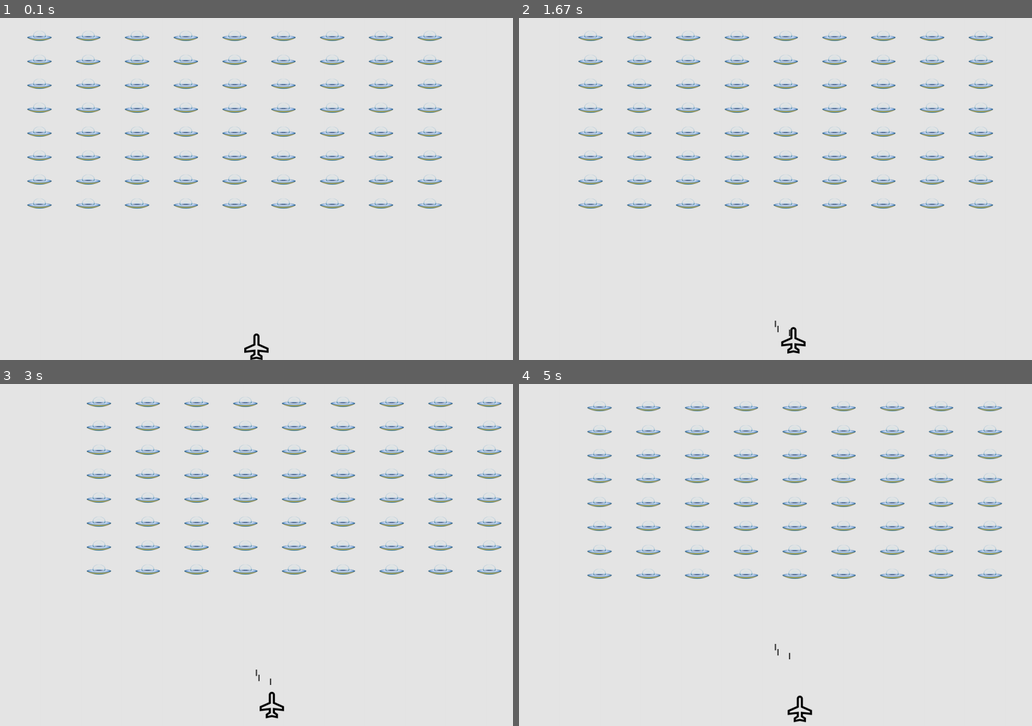
Above: before the commit, frames 1-4 (two rows, left to right).
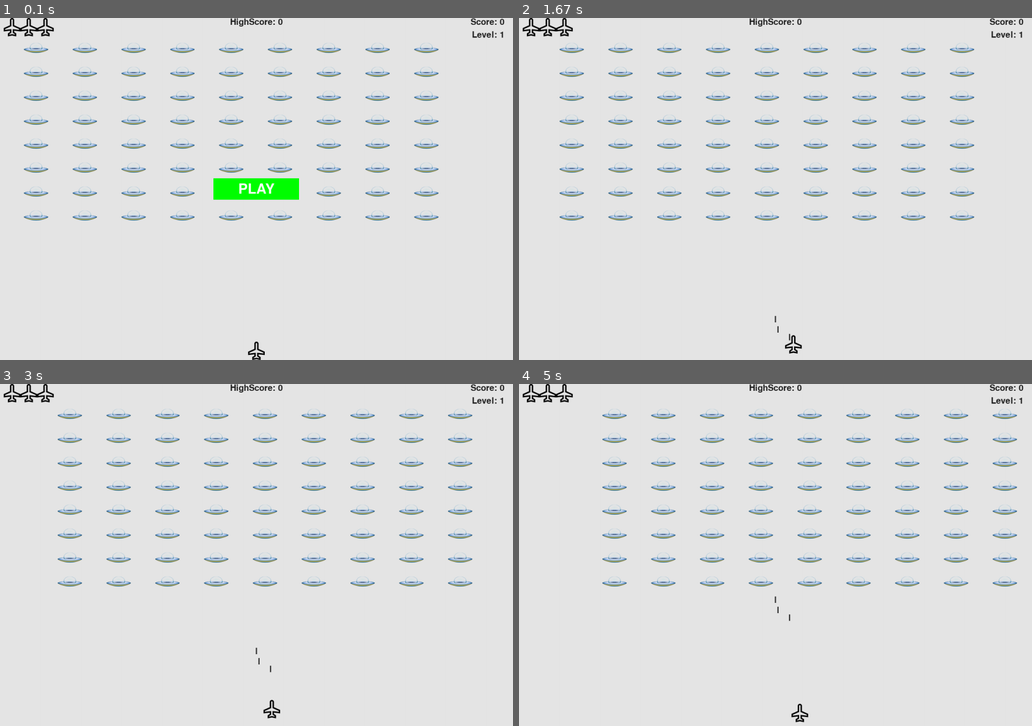
Above: after the commit, the same moments.

Repository: zhupiggy/alien_invasion
Game: pygame game, started from alien_invasion.py
The game is run twice, just before and just after one commit, with the same random seed, the same clock (stepped at 60 frames per second) and the same inputs.
Inputs (mouse positions are in pixels of both pictures, inside the frame that each line leads up to):
- Up to frame 1 (0.1 s): no input
- Up to frame 2 (1.67 s): click (775, 189) at 0.38 s, where only the run after the commit has a clickable "PLAY"; tap Space at 0.67, 1.07, 1.37, 1.57 s; hold Right 1-1.47 s; hold Up from 1.5 s (still down)
- Up to frame 3 (3 s): release Up at 1.8 s; hold Right 1.83-2.3 s; tap Space at 1.9, 2.2, 2.4, 2.7, 2.97 s; hold Left 2.33-2.87 s; hold Down from 2.9 s (still down)
- Up to frame 4 (5 s): release Down at 3.2 s; hold Left 3.23-3.63 s; tap Space at 3.3, 3.6, 3.73, 4.13, 4.43, 4.8 s; hold Up 3.67-4.03 s; hold Right 4.07-4.7 s; hold Down from 4.73 s (still down)

The runs differ from the first frame. In frame 1, 10% of the frame differs, in the area x 0-99%, y 0-100%; in frame 2, 9.8%; in frame 3, 9.8%; in frame 4, 9.7%.

Commit message:
All Done!
Complete chapter 14.
-----飞机大战完成

Diff:
--- a/alien.py
+++ b/alien.py
@@ -28,7 +28,7 @@
 
     def update(self):
         """移动外星人"""
-        self.x += (self.gui_setting.alien_speed * self.gui_setting.direction)
+        self.x += self.gui_setting.alien_speed * self.gui_setting.direction
         self.rect.x = self.x
 
     def check_edges(self):
--- a/alien_invasion.py
+++ b/alien_invasion.py
@@ -6,6 +6,8 @@
 from ship import Ship
 from alien import Alien
 from game_stats import GameStats
+from button import Button
+from scoreboard import ScoreBoard
 
 
 def run_game():
@@ -16,7 +18,9 @@
         (gui_setting.screen_width, gui_setting.screen_height))
 
     pygame.display.set_caption("Alien Invasion")
+    play_button = Button(gui_setting, screen, "PLAY")
     stats = GameStats(gui_setting)
+    sb = ScoreBoard(gui_setting, screen, stats)
     # 创建飞船、子弹、外星人
     ship = Ship(screen, gui_setting)
 
@@ -28,12 +32,13 @@
 
     # 开始游戏主循环
     while True:
-        gf.check_events(gui_setting, screen, ship, bullets)
+        gf.check_events(gui_setting, screen, ship, bullets, stats, play_button, aliens, sb)
         if stats.game_active == True:
             ship.update()
-            gf.update_bullets(gui_setting, screen, bullets, aliens)
-            gf.update_alien(gui_setting, stats, screen, ship, aliens, bullets)
-        gf.update_screen(gui_setting.bg_color, screen, ship, bullets, aliens)
+            gf.update_bullets(gui_setting, screen, bullets, aliens, sb, stats)
+            gf.update_alien(gui_setting, stats, screen, ship, aliens, bullets, sb)
+        gf.update_screen(gui_setting.bg_color, gui_setting, screen, stats, ship, bullets, aliens,
+                         play_button, sb)
 
 
 run_game()
--- /dev/null
+++ b/button.py
@@ -0,0 +1,32 @@
+import pygame
+import pygame.font
+
+
+class Button():
+    """docstring for Button"""
+
+    def __init__(self, gui_setting, screen, msg):
+        self.gui_setting = gui_setting
+        self.screen = screen
+        self.msg = msg
+        self.screen_rect = self.screen.get_rect()
+
+        # 字体设置
+        self.text_color = (255, 255, 255)
+        self.font = pygame.font.SysFont(None, 48)
+
+        # 字体后框设置
+        self.width, self.height = 200, 50
+        self.button_color = (0, 255, 0)
+        self.rect = pygame.Rect(0, 0, self.width, self.height)
+        self.rect.center = self.screen_rect.center
+
+        # 渲染到surface
+        self.msg_image = self.font.render(msg, True, self.text_color)
+        self.msg_image_rect = self.msg_image.get_rect()
+        self.msg_image_rect.center = self.rect.center
+
+    def draw_button(self):
+        # 绘制一个用颜色填充的按钮， 再绘制文本
+        self.screen.fill(self.button_color, self.rect)
+        self.screen.blit(self.msg_image, self.msg_image_rect)
--- a/game_functions.py
+++ b/game_functions.py
@@ -40,7 +40,7 @@
         ship.moving_down = False
 
 
-def check_events(gui_setting, screen, ship, bullets):
+def check_events(gui_setting, screen, ship, bullets, stats, play_button, aliens, sb):
     """相应鼠标和键盘指令"""
     for event in pygame.event.get():
         if event.type == pygame.QUIT:
@@ -49,12 +49,18 @@
             check_keydown_events(event, gui_setting, screen, ship, bullets)
         elif event.type == pygame.KEYUP:
             check_keyup_events(event, ship)
-
-
-def update_screen(bg_color, screen, ship, bullets, aliens):
+        elif event.type == pygame.MOUSEBUTTONDOWN:
+            mouse_x, mouse_y = pygame.mouse.get_pos()
+            check_play_button(gui_setting, screen, stats, sb, play_button, ship,
+                              aliens, bullets, mouse_x, mouse_y)
+
+
+def update_screen(bg_color, gui_setting, screen, stats, ship, bullets, aliens,
+                  play_button, sb):
     """更新屏幕上的图像，并切换到新屏幕"""
     # 每次循环时都重绘屏幕
     screen.fill(bg_color)
+    sb.show_score()
 
     # 在飞船和外星人后边重绘所有自担
     for bullet in bullets.sprites():
@@ -62,11 +68,15 @@
     ship.blitme()
     aliens.draw(screen)
 
+    # 如果游戏处于非活动状态， 绘制play按钮
+    if not stats.game_active:
+        play_button.draw_button()
+
     # 让最近绘制的屏幕可见
     pygame.display.flip()
 
 
-def update_bullets(gui_setting, screen, bullets, aliens):
+def update_bullets(gui_setting, screen, bullets, aliens, sb, stats):
     """更新子单位置、 并删除已经在屏幕消失的子弹"""
     bullets.update()
 
@@ -76,16 +86,24 @@
             bullets.remove(bullet)
 
     # 检测子弹与外星人的碰撞， 并销毁碰撞的外星人
-    check_bullet_alien_collisions(gui_setting, screen, aliens, bullets)
-
-
-def check_bullet_alien_collisions(gui_setting, screen, aliens, bullets):
+    check_bullet_alien_collisions(gui_setting, screen, aliens, bullets, sb, stats)
+
+
+def check_bullet_alien_collisions(gui_setting, screen, aliens, bullets, sb, stats):
     """响应碰撞"""
-    colisions = pygame.sprite.groupcollide(bullets, aliens, True, True)
+    collisions = pygame.sprite.groupcollide(bullets, aliens, True, True)
+    if collisions:
+        for alien in collisions.values():
+            stats.score += gui_setting.alien_points
+            sb.prep_score()
+        check_highscore(stats, sb)
 
     if len(aliens) == 0:
         # 删除现有子弹并创建新的外星人
+        stats.level += 1
+        sb.prep_level()
         bullets.empty()
+        gui_setting.increase_speed()
         creat_aliens(gui_setting, screen, aliens)
 
 
@@ -106,7 +124,7 @@
     for a in range(num_y):
         for b in range(num_x):
             alien = Alien(gui_setting, screen)
-            alien.y = alien_height + 2 * a * alien_height
+            alien.y = 2 * alien_height + 2 * a * alien_height
             alien.rect.y = alien.y
             alien.x = alien_width + 2 * b * alien_width
             alien.rect.x = alien.x
@@ -128,21 +146,22 @@
     gui_setting.direction *= -1
 
 
-def update_alien(gui_setting, stats, screen, ship, aliens, bullets):
+def update_alien(gui_setting, stats, screen, ship, aliens, bullets, sb):
     """更新外星人位置"""
     check_fleet_edges(gui_setting, aliens)
     aliens.update()
 
     # 检测外星人与飞船的碰撞
     if pygame.sprite.spritecollideany(ship, aliens):
-        ship_hit
-    check_aliens_bottom(gui_setting, stats, screen, ship, aliens, bullets)
-
-
-def ship_hit(gui_setting, stats, screen, ship, aliens, bullets):
+        ship_hit(gui_setting, stats, screen, ship, aliens, bullets, sb)
+    check_aliens_bottom(gui_setting, stats, screen, ship, aliens, bullets, sb)
+
+
+def ship_hit(gui_setting, stats, screen, ship, aliens, bullets, sb):
     # 飞船被撞减1
     if stats.ships_left > 0:
         stats.ships_left -= 1
+        sb.prep_ships()
 
         # 清空外星人列表和子弹列表
         aliens.empty()
@@ -156,12 +175,46 @@
         sleep(1)
     else:
         stats.game_active = False
-
-
-def check_aliens_bottom(gui_setting, stats, screen, ship, aliens, bullets):
+        pygame.mouse.set_visible(True)
+
+
+def check_aliens_bottom(gui_setting, stats, screen, ship, aliens, bullets, sb):
     """检查是否有外星人到了底端"""
     screen_rect = screen.get_rect()
     for alien in aliens.sprites():
         if alien.rect.bottom >= screen_rect.bottom:
-            ship_hit(gui_setting, stats, screen, ship, aliens, bullets)
+            ship_hit(gui_setting, stats, screen, ship, aliens, bullets, sb)
             break
+
+
+def check_play_button(gui_setting, screen, stats, sb, play_button, ship, aliens, bullets,
+                      mouse_x, mouse_y):
+    if play_button.rect.collidepoint(mouse_x, mouse_y) and not stats.game_active:
+        # 重置游戏设置
+        gui_setting.init_speed()
+
+        # 隐藏光标
+        pygame.mouse.set_visible(False)
+
+        # 重置统计信息
+        stats.reset_stats()
+        stats.game_active = True
+
+        # 重置记分牌
+        sb.prep_level()
+        sb.prep_score()
+        sb.prep_ships()
+
+        # 清空外星人和子弹列表
+        aliens.empty()
+        bullets.empty()
+
+        # 创建一群新的外星人，并让飞船居中
+        creat_aliens(gui_setting, screen, aliens)
+        ship.center_ship()
+
+
+def check_highscore(stats, sb):
+    if stats.score > stats.high_score:
+        stats.high_score = stats.score
+        sb.prep_high_score()
--- a/game_stats.py
+++ b/game_stats.py
@@ -4,7 +4,10 @@
     def __init__(self, gui_setting):
         self.gui_setting = gui_setting
         self.reset_stats()
-        self.game_active = True
+        self.game_active = False
+        self.high_score = 0
+        self.level = 1
 
     def reset_stats(self):
         self.ships_left = self.gui_setting.ships_left
+        self.score = 0
--- /dev/null
+++ b/scoreboard.py
@@ -0,0 +1,65 @@
+import pygame.font
+from pygame.sprite import Group
+
+from ship import Ship
+
+
+class ScoreBoard():
+    """显示得分信息"""
+
+    def __init__(self, gui_setting, screen, stats):
+        self.gui_setting = gui_setting
+        self.screen = screen
+        self.screen_rect = screen.get_rect()
+        self.stats = stats
+
+        # 字体设置
+        self.text_color = (30, 30, 30)
+        self.font = pygame.font.SysFont(None, 30)
+
+        # 准备初始得分图像
+        self.prep_score()
+        self.prep_high_score()
+        self.prep_level()
+        self.prep_ships()
+
+    def prep_score(self):
+        rounded_score = int(round(self.stats.score, - 1))
+        score_str = 'Score: ' + "{:,}".format(rounded_score)
+        self.score_image = self.font.render(score_str, True, self.text_color)
+
+        # 安置在右上角
+        self.rect = self.score_image.get_rect()
+        self.rect.right = self.screen_rect.right - 20
+        self.rect.top = 0
+
+    def prep_high_score(self):
+        high_score = int(round(self.stats.score, - 1))
+        high_score_str = "HighScore: " + "{:,}".format(high_score)
+        self.high_score_image = self.font.render(high_score_str, True, self.text_color)
+
+        # 安置在中上
+        self.high_rect = self.high_score_image.get_rect()
+        self.high_rect.centerx = self.screen_rect.centerx
+        self.high_rect.top = 0
+
+    def prep_level(self):
+        msg = 'Level: ' + str(self.stats.level)
+        self.level_image = self.font.render(msg, True, self.text_color)
+        self.level_rect = self.level_image.get_rect()
+        self.level_rect.right = self.screen_rect.right - 20
+        self.level_rect.top = 30
+
+    def prep_ships(self):
+        self.ships = Group()
+        for ship_num in range(self.stats.ships_left):
+            ship = Ship(self.screen, self.gui_setting)
+            ship.rect.x = 10 + ship_num * ship.rect.width
+            ship.rect.y = 0
+            self.ships.add(ship)
+
+    def show_score(self):
+        self.screen.blit(self.score_image, self.rect)
+        self.screen.blit(self.high_score_image, self.high_rect)
+        self.screen.blit(self.level_image, self.level_rect)
+        self.ships.draw(self.screen)
--- a/setting.py
+++ b/setting.py
@@ -7,19 +7,32 @@
         self.screen_width = 1200
         self.screen_height = 800
         self.bg_color = (230, 230, 230)
-        self.ship_speed = 1.5
 
         # 子弹设置
-        self.bullet_speed = 0.5
         self.bullet_width = 3
         self.bullet_height = 15
         self.bullet_color = 60, 60, 60
         self.bullets_allowed = 3
 
         # 外星人设置
-        self.alien_speed = 0.8
         self.drop_speed = 10
         self.direction = 1
 
         # 飞船设置
         self.ships_left = 3
+
+        # 游戏进程加速
+        self.speed_scale = 1.1
+        self.init_speed()
+
+    def init_speed(self):
+        self.ship_speed = 1.5
+        self.bullet_speed = 1
+        self.alien_speed = 0.5
+        self.alien_points = 50
+
+    def increase_speed(self):
+        self.ship_speed *= self.speed_scale
+        self.bullet_speed *= self.speed_scale
+        self.alien_speed *= self.speed_scale
+        self.alien_points = int(self.speed_scale * self.alien_points)
--- a/ship.py
+++ b/ship.py
@@ -1,10 +1,12 @@
 import pygame
+from pygame.sprite import Sprite
 
 
-class Ship():
+class Ship(Sprite):
 
     def __init__(self, screen, gui_setting):
         """初始化飞船并设置其初始位置"""
+        super().__init__()
         self.screen = screen
 
         # 加载飞船图像并获取其外接矩形
@@ -49,3 +51,4 @@
 
     def center_ship(self):
         self.center = self.screen_rect.centerx
+        self.bottom = self.screen_rect.bottom
Binary file changed: aeroplane.png
